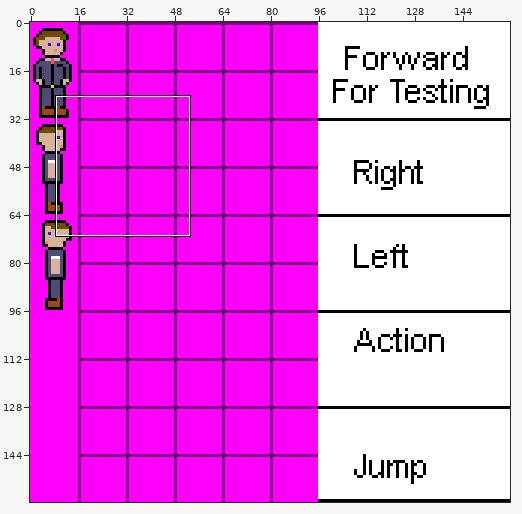
Two versions of one sprite sheet, res/Mobs/Player/Default.png. Above: a wide view before the commit, with the close-up outlined.
Close-up. First the earlier version:
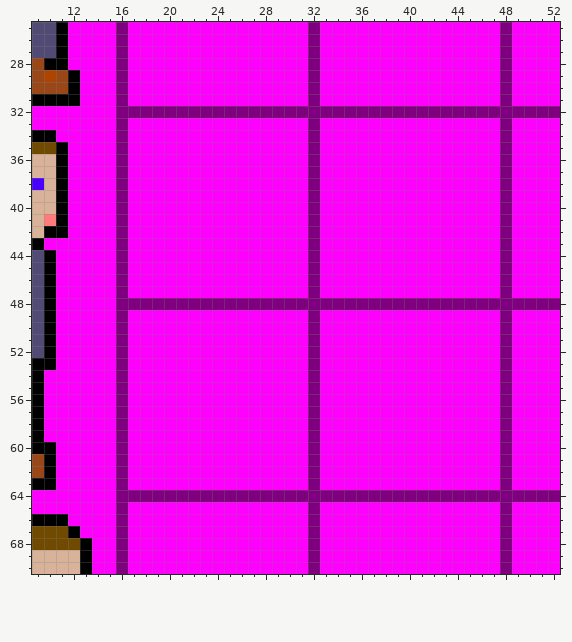
The file is 160x160 pixels. Colours within 5 levels of each other are drawn and written as one. Shown: x 9..52, y 25..70.
The result:
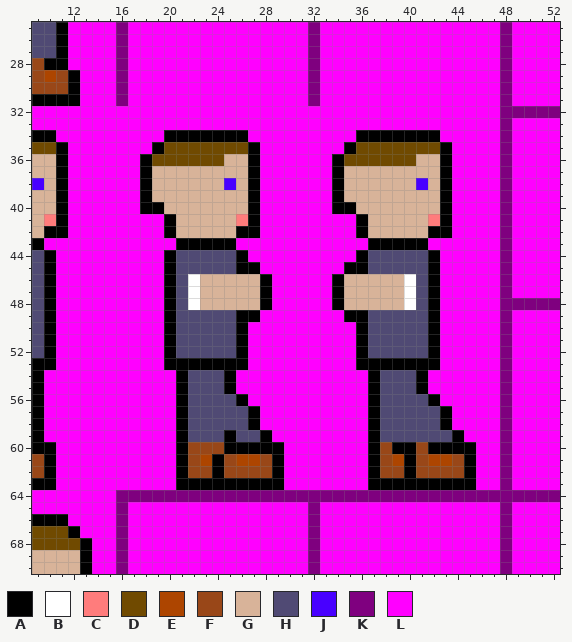
Palette (. is transparent): A #000000  B #ffffff  C #ff7c7c  D #704a00  E #ad4500  F #994718  G #d8b399  H #504a74  J #4800ff  K #7f007f  L #ff00ff
Difference:
y 32: x 16..47 KKKKKKKKKKKKKKKKKKKKKKKKKKKKKKKK -> LLLLLLLLLLLLLLLLLLLLLLLLLLLLLLLL
y 33: x 16 K -> L; x 32 K -> L
y 34: x 16 K -> L; x 20..26 LLLLLLL -> AAAAAAA; x 32 K -> L; x 36..42 LLLLLLL -> AAAAAAA
y 35: x 16 K -> L; x 19..27 LLLLLLLLL -> ADDDDDDDA; x 32 K -> L; x 35..43 LLLLLLLLL -> ADDDDDDDA
y 36: x 16 K -> L; x 18..27 LLLLLLLLLL -> ADDDDDDGGA; x 32 K -> L; x 34..43 LLLLLLLLLL -> ADDDDDDGGA
y 37: x 16 K -> L; x 18..27 LLLLLLLLLL -> AGGGGGGGGA; x 32 K -> L; x 34..43 LLLLLLLLLL -> AGGGGGGGGA
y 38: x 16 K -> L; x 18..27 LLLLLLLLLL -> AGGGGGGJGA; x 32 K -> L; x 34..43 LLLLLLLLLL -> AGGGGGGJGA
y 39: x 16 K -> L; x 18..27 LLLLLLLLLL -> AGGGGGGGGA; x 32 K -> L; x 34..43 LLLLLLLLLL -> AGGGGGGGGA
y 40: x 16 K -> L; x 18..27 LLLLLLLLLL -> AAGGGGGGGA; x 32 K -> L; x 34..43 LLLLLLLLLL -> AAGGGGGGGA
y 41: x 16 K -> L; x 20..27 LLLLLLLL -> AGGGGGCA; x 32 K -> L; x 36..43 LLLLLLLL -> AGGGGGCA
y 42: x 16 K -> L; x 20..27 LLLLLLLL -> AGGGGGAA; x 32 K -> L; x 36..43 LLLLLLLL -> AGGGGGAA
y 43: x 16 K -> L; x 21..25 LLLLL -> AAAAA; x 32 K -> L; x 37..41 LLLLL -> AAAAA
y 44: x 16 K -> L; x 20..26 LLLLLLL -> AHHHHHA; x 32 K -> L; x 36..42 LLLLLLL -> AHHHHHA
y 45: x 16 K -> L; x 20..27 LLLLLLLL -> AHHHHHAA; x 32 K -> L; x 35..42 LLLLLLLL -> AAHHHHHA
y 46..47: x 16 K -> L; x 20..28 LLLLLLLLL -> AHBGGGGGA; x 32 K -> L; x 34..42 LLLLLLLLL -> AGGGGGBHA
y 48: x 16..47 KKKKKKKKKKKKKKKKKKKKKKKKKKKKKKKK -> LLLLAHBGGGGGALLLLLAGGGGGBHALLLLL
y 49: x 16 K -> L; x 20..27 LLLLLLLL -> AHHHHHAA; x 32 K -> L; x 35..42 LLLLLLLL -> AAHHHHHA
y 50..52: x 16 K -> L; x 20..26 LLLLLLL -> AHHHHHA; x 32 K -> L; x 36..42 LLLLLLL -> AHHHHHA
y 53: x 16 K -> L; x 20..26 LLLLLLL -> AAAAAAA; x 32 K -> L; x 36..42 LLLLLLL -> AAAAAAA
y 54..55: x 16 K -> L; x 21..25 LLLLL -> AHHHA; x 32 K -> L; x 37..41 LLLLL -> AHHHA
y 56: x 16 K -> L; x 21..26 LLLLLL -> AHHHHA; x 32 K -> L; x 37..42 LLLLLL -> AHHHHA
y 57..58: x 16 K -> L; x 21..27 LLLLLLL -> AHHHHHA; x 32 K -> L; x 37..43 LLLLLLL -> AHHHHHA
y 59: x 16 K -> L; x 21..28 LLLLLLLL -> AHHHAHHA; x 32 K -> L; x 37..44 LLLLLLLL -> AHHHHHHA
y 60: x 16 K -> L; x 21..29 LLLLLLLLL -> AFFFAAAAA; x 32 K -> L; x 37..45 LLLLLLLLL -> AFAAFAAAA
y 61: x 16 K -> L; x 21..29 LLLLLLLLL -> AFEAFEEFA; x 32 K -> L; x 37..45 LLLLLLLLL -> AFEAFEEFA
y 62: x 16 K -> L; x 21..29 LLLLLLLLL -> AFFAFFFFA; x 32 K -> L; x 37..45 LLLLLLLLL -> AFFAFFFFA
y 63: x 16 K -> L; x 21..29 LLLLLLLLL -> AAAAAAAAA; x 32 K -> L; x 37..45 LLLLLLLLL -> AAAAAAAAA
